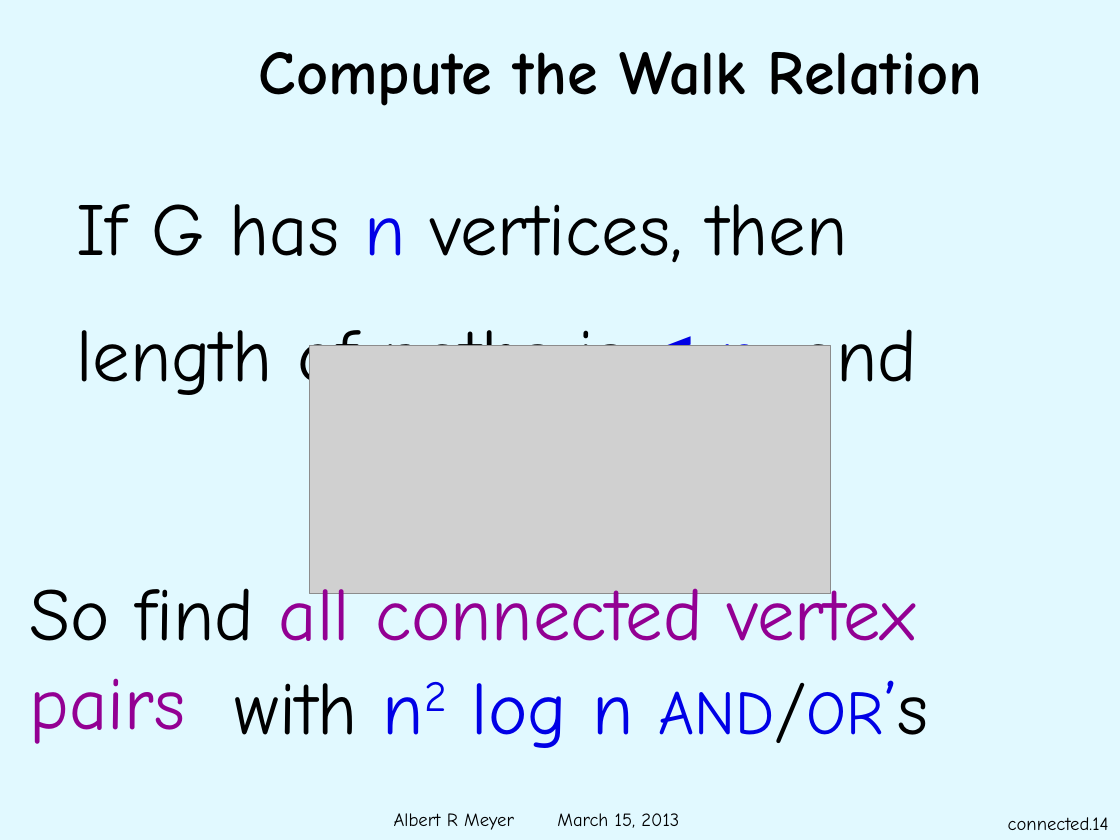
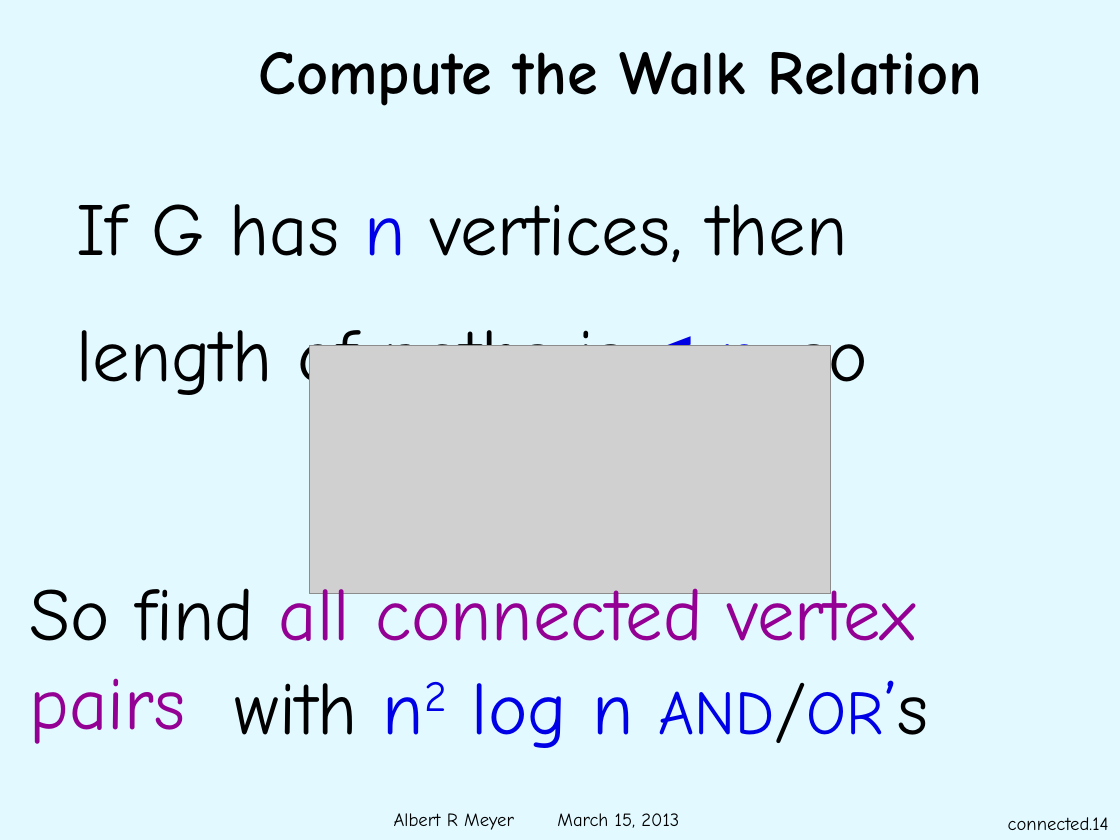
Before and after one commit to armeyer/mcs_web, a slide deck: slide 14 of spring13/slides13/connected.pptx. Drawn at 1120x840 pixels with LibreOffice and Linux fonts; fonts in the diff are those of the drawing; grey boxes stand for pictures; background and template pictures are left out. Boxes give left, top, right and bottom in pixels: in the first picture for what was removed or moved away, otherwise in the second. Text is boxed around its words. In the diff, an @@ line names an element or a change of style, - is before the commit and + after.

```diff
--- a/spring13/slides13/connected.pptx
+++ b/spring13/slides13/connected.pptx
@@ text at <box>76,317,868,405</box>: text changed @@
-length of paths is < n, and
+length of paths is < n, so
```
Also in this commit, not shown: 3 other slides changed.
